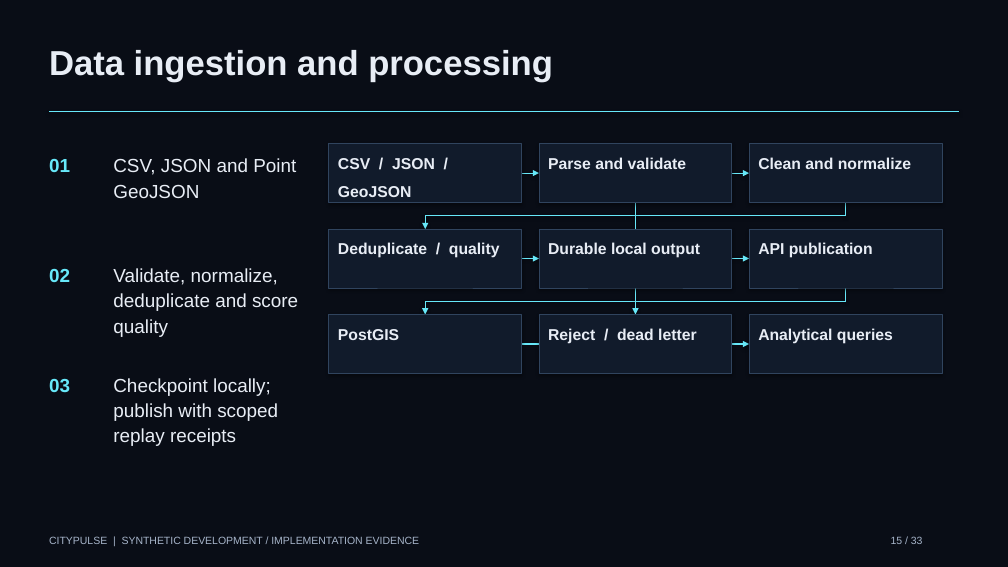
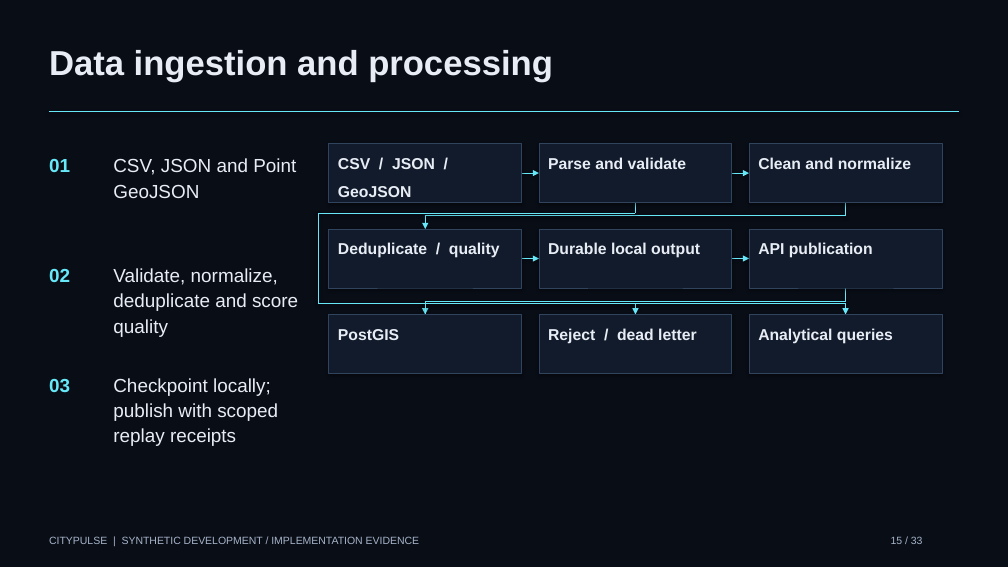
Before and after one commit to manikantbindass/CityPulse, a slide deck: slide 15 of docs/presentations/CityPulse-Project-Presentation.pptx. Drawn at 1008x567 pixels with LibreOffice and Linux fonts; fonts in the diff are those of the drawing. Boxes give left, top, right and bottom in pixels: in the first picture for what was removed or moved away, otherwise in the second. Text is boxed around its words. In the diff, an @@ line names an element or a change of style, - is before the commit and + after.

```diff
--- a/docs/presentations/CityPulse-Project-Presentation.pptx
+++ b/docs/presentations/CityPulse-Project-Presentation.pptx
@@ line moved from (635, 203) - (635, 259) to (635, 203) - (635, 213) @@
@@ line added from (635, 213) to (318, 213), #67E8F9 1 pt @@
@@ line added from (318, 213) to (318, 304), #67E8F9 1 pt @@
@@ line added from (318, 304) to (635, 304), #67E8F9 1 pt @@
@@ arrow moved from (522, 344) - (749, 344) to (425, 304) - (846, 304) @@
@@ arrow (425, 304) - (846, 304): arrow to line @@
@@ arrow moved from (635, 259) - (635, 315) to (635, 304) - (635, 315) @@
@@ arrow added from (846, 304) to (846, 315), #67E8F9 1 pt @@
```
Also in this commit, not shown: 5 other slides changed, 20 other files.
